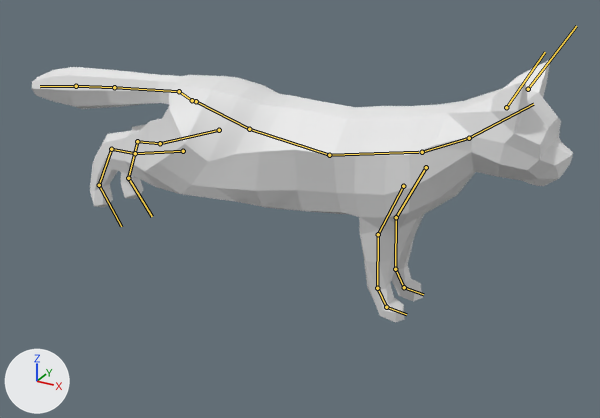
A saved change to the glTF model assets/cat_rigged_animation_run.glb.
Both versions are drawn from a camera (50 mm lens) standing at (0.412, -0.756, 0.481) and looking at (-0.003, -0.001, 0.104). Lighting does not change. The marker at lower left points along +X, +Y and +Z. The bones that bend it are drawn over the model as lines.

Objects in the first picture: 'mesh_cat'.
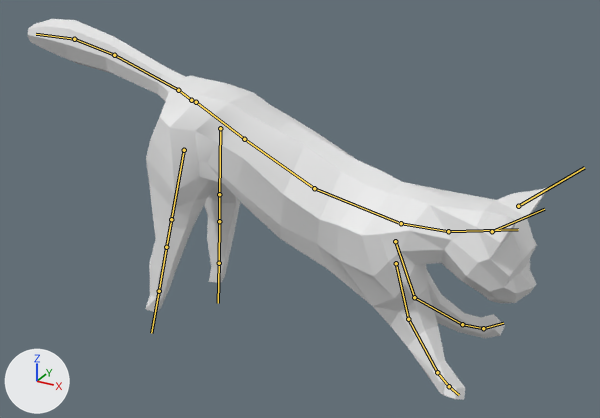
The newer file adds an action. The first version stands in its rest pose; the second is drawn at frame 13 of the action 'EatAction'.

The change in detail:
Bone 'pelvis' (bone_pelvis) moves from (0.0, 0.0, 0.0) to (0.001, 0.0, 0.0).
Bone 'pelvis' (bone_pelvis) turns from (0, 0, 0) to (4, 1, -8) degrees about its own x, y and z.
Bone 'body_1' (bone_body_1) turns from (0, 0, 0) to (-7, 0, 0) degrees about its own x, y and z.
Bone 'body_2' (bone_body_2) turns from (0, 0, 0) to (-5, 0, 0) degrees about its own x, y and z.
Bone 'leg_front_right_1' (bone_leg_front_right_1) moves from (0.0, 0.0, 0.0) to (0.0, -0.014, 0.023).
Bone 'leg_front_right_1' (bone_leg_front_right_1) turns from (0, 0, 0) to (55, -7, -1) degrees about its own x, y and z.
Bone 'leg_front_right_2' (bone_leg_front_right_2) turns from (0, 0, 0) to (15, 1, -26) degrees about its own x, y and z.
Bone 'leg_front_right_3' (bone_leg_front_right_3) turns from (0, 0, 0) to (2, -3, -20) degrees about its own x, y and z.
Bone 'leg_front_right_4' (bone_leg_front_right_4) turns from (0, 0, 0) to (-42, -8, -7) degrees about its own x, y and z.
Bone 'leg_front_left_1' (bone_leg_front_left_1) moves from (0.0, 0.0, 0.0) to (-0.001, 0.014, 0.006).
Bone 'leg_front_left_1' (bone_leg_front_left_1) turns from (0, 0, 0) to (67, -2, 0) degrees about its own x, y and z.
Bone 'leg_front_left_2' (bone_leg_front_left_2) turns from (0, 0, 0) to (9, 1, 14) degrees about its own x, y and z.
Bone 'leg_front_left_3' (bone_leg_front_left_3) turns from (0, 0, 0) to (-5, 1, 5) degrees about its own x, y and z.
Bone 'leg_front_left_4' (bone_leg_front_left_4) turns from (0, 0, 0) to (-20, 1, 2) degrees about its own x, y and z.
Bone 'leg_back_left_1' (bone_leg_back_left_1) moves from (0.0, 0.0, 0.0) to (0.001, -0.003, 0.0).
Bone 'leg_back_left_1' (bone_leg_back_left_1) turns from (0, 0, 0) to (-1, -7, 69) degrees about its own x, y and z.
Bone 'leg_back_left_2' (bone_leg_back_left_2) turns from (0, 0, 0) to (-14, 5, 7) degrees about its own x, y and z.
Bone 'leg_back_left_3' (bone_leg_back_left_3) turns from (0, 0, 0) to (-62, 1, -6) degrees about its own x, y and z.
Bone 'leg_back_left_4' (bone_leg_back_left_4) turns from (0, 0, 0) to (-58, 3, 1) degrees about its own x, y and z.
Bone 'leg_back_right_1' (bone_leg_back_right_1) moves from (0.0, 0.0, 0.0) to (0.001, -0.002, 0.0).
Bone 'leg_back_right_1' (bone_leg_back_right_1) turns from (0, 0, 0) to (13, -14, 65) degrees about its own x, y and z.
Bone 'leg_back_right_2' (bone_leg_back_right_2) turns from (0, 0, 0) to (-13, -3, -8) degrees about its own x, y and z.
Bone 'leg_back_right_3' (bone_leg_back_right_3) turns from (0, 0, 0) to (-62, -1, 1) degrees about its own x, y and z.
Bone 'leg_back_right_4' (bone_leg_back_right_4) turns from (0, 0, 0) to (-58, 0, 0) degrees about its own x, y and z.
Bone 'tail_1' (bone_tail_1) moves from (0.0, 0.0, 0.0) to (0.0, 0.001, 0.0).
Bone 'tail_1' (bone_tail_1) turns from (0, 0, 0) to (4, 0, 0) degrees about its own x, y and z.
Bone 'tail_2' (bone_tail_2) turns from (0, 0, 0) to (19, 0, 0) degrees about its own x, y and z.
Bone 'tail_3' (bone_tail_3) turns from (0, 0, 0) to (-6, 0, 0) degrees about its own x, y and z.
Bone 'tail_4' (bone_tail_4) turns from (0, 0, 0) to (-8, 0, 0) degrees about its own x, y and z.

What differs and where, as boxes (x1, y1, x2, y2) in the pictures (600 x 418 px):
'mesh_cat', posed (44% taller)
    before: (32, 59, 573, 323)
    after: (27, 19, 549, 399)
bone 'pelvis', root to tip
    before: (196, 101) to (249, 129)
    after: (196, 102) to (244, 139)
bone 'body_1', root to tip
    before: (249, 129) to (329, 155)
    after: (244, 139) to (314, 188)
bone 'body_2', root to tip
    before: (329, 155) to (418, 152)
    after: (314, 188) to (398, 222)
bone 'leg_front_right_1', root to tip
    before: (403, 186) to (378, 234)
    after: (396, 263) to (408, 319)
bone 'leg_front_right_2', root to tip
    before: (378, 234) to (377, 288)
    after: (408, 319) to (437, 372)
bone 'leg_front_right_3', root to tip
    before: (377, 288) to (386, 307)
    after: (437, 372) to (449, 386)
bone 'leg_front_right_4', root to tip
    before: (386, 307) to (406, 314)
    after: (449, 386) to (459, 395)
bone 'leg_front_left_1', root to tip
    before: (426, 167) to (396, 217)
    after: (395, 241) to (414, 297)
bone 'leg_front_left_2', root to tip
    before: (396, 217) to (395, 269)
    after: (414, 297) to (462, 324)
bone 'leg_front_left_3', root to tip
    before: (395, 269) to (404, 287)
    after: (462, 324) to (483, 328)
bone 'leg_front_left_4', root to tip
    before: (404, 287) to (423, 294)
    after: (483, 328) to (503, 323)
bone 'leg_back_left_1', root to tip
    before: (219, 130) to (160, 143)
    after: (220, 128) to (219, 194)
bone 'leg_back_left_2', root to tip
    before: (160, 143) to (137, 141)
    after: (219, 194) to (219, 221)
bone 'leg_back_left_3', root to tip
    before: (137, 141) to (128, 178)
    after: (219, 221) to (219, 263)
bone 'leg_back_left_4', root to tip
    before: (128, 178) to (152, 216)
    after: (219, 263) to (218, 303)
bone 'leg_back_right_1', root to tip
    before: (183, 151) to (135, 153)
    after: (184, 150) to (171, 219)
bone 'leg_back_right_2', root to tip
    before: (135, 153) to (111, 149)
    after: (171, 219) to (166, 247)
bone 'leg_back_right_3', root to tip
    before: (111, 149) to (99, 185)
    after: (166, 247) to (159, 291)
bone 'leg_back_right_4', root to tip
    before: (99, 185) to (121, 226)
    after: (159, 291) to (151, 333)
bone 'tail_1', root to tip
    before: (192, 100) to (179, 91)
    after: (191, 100) to (178, 90)
bone 'tail_2', root to tip
    before: (179, 91) to (114, 87)
    after: (178, 90) to (114, 55)
bone 'tail_3', root to tip
    before: (114, 87) to (76, 86)
    after: (114, 55) to (74, 39)
bone 'tail_4', root to tip
    before: (76, 86) to (40, 86)
    after: (74, 39) to (36, 34)
